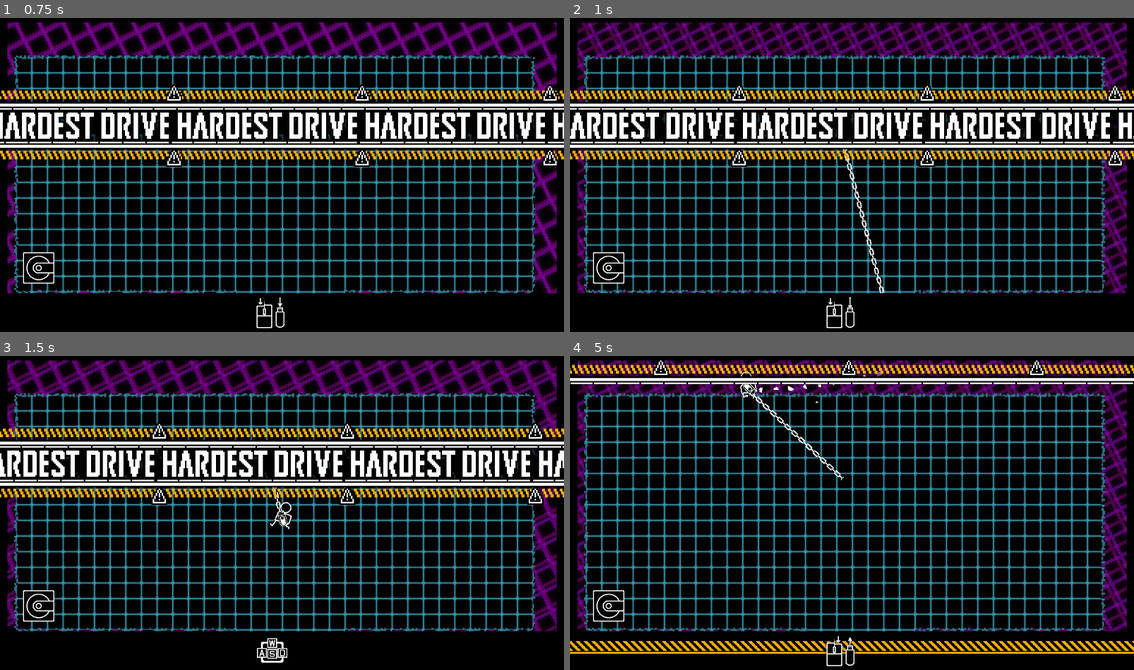
Above: before the commit, frames 1-4 (two rows, left to right).
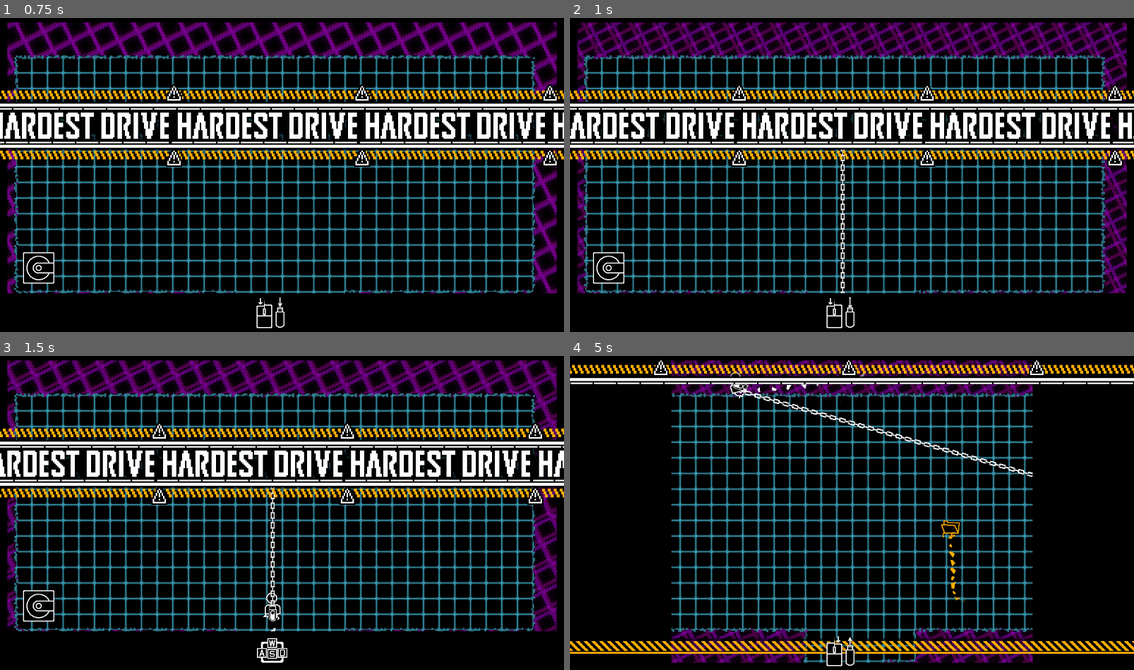
Above: after the commit, the same moments.

Repository: SomeSortOfSam/Hardest_Drive
Game: Godot game, scene res://scenes/gamplay.tscn
Two runs of this game, one before a commit and one after it. Both use one fixed random seed, a clock stepped at 60 frames per second and the inputs below. Sound files missing from this copy of the repository are replaced by a short silence.
Inputs (mouse positions are in pixels of both pictures, inside the frame that each line leads up to):
- Up to frame 1 (0.75 s): move the mouse to (406, 159) at 0.52 s; hold D (player_right) from 0.53 s (still down); click (406, 159) at 0.67 s
- Up to frame 2 (1 s): keep holding D (player_right)
- Up to frame 3 (1.5 s): move the mouse to (169, 528) at 1.27 s; release D (player_right) at 1.28 s; hold S (player_down) from 1.28 s (still down); click (169, 528) at 1.42 s
- Up to frame 4 (5 s): move the mouse to (908, 440) at 2.02 s; release S (player_down) at 2.03 s; hold D (player_right) 2.03-2.78 s; click (908, 440) at 2.17 s; move the mouse to (823, 575) at 2.77 s; hold W (player_up) 2.78-3.53 s; click (823, 575) at 2.92 s; move the mouse to (1021, 560) at 3.52 s; hold A (player_left) from 3.53 s (still down); click (1021, 560) at 3.67 s; tap Space (reset_screen) at 4.15 s; move the mouse to (682, 462) at 4.27 s; click (682, 462) at 4.42 s

Frame 1 is identical in both runs. In frame 2, 0.5% of the frame differs, in the area x 47-56%, y 41-88%; in frame 3, 0.5%; in frame 4, 15%, in the area x 1-99%, y 1-98%.
Error before the commit: Cannot call method 'is_queued_for_deletion' on a previously freed instance. (res://scripts/player.gd:187)

Commit message:
fixed rare pull crash for real?

Diff:
--- a/scripts/player.gd
+++ b/scripts/player.gd
@@ -26,10 +26,9 @@
 var harpoon_target : CollisionObject2D
 var is_overlaping_tilemap := false
 var can_reset_screen := false
-var can_move := false
 var pullable := false
 var gravity = ProjectSettings.get_setting("physics/2d/default_gravity")
-var moving_enabled := true
+var moving_enabled := false
 var last_safe_position : Vector2
 var pull_succsedded := true
 
@@ -48,7 +47,7 @@
 		velocity.y = move_toward(velocity.y, 0, SPEED)
 
 func _physics_process(delta):
-	if can_move:
+	if moving_enabled:
 		get_movement_input()
 	animate_character()
 	move_and_slide()
@@ -184,12 +183,12 @@
 		return
 
 	switch_track(droneless_track)
-	if harpoon_target and not harpoon_target.is_queued_for_deletion() and\
-	pull_requested.is_connected(harpoon_target._on_player_pull_requested):
-		pull_requested.disconnect(harpoon_target._on_player_pull_requested)
 	create_stop_harpoon_tween()
 	shoot_animator.play("HarpoonIn")
 	harpoon_tween.tween_callback(start_rotation_tween.bind(get_target_rotation()))
+	if harpoon_target != null and not harpoon_target.is_queued_for_deletion() and\
+	pull_requested.is_connected(harpoon_target._on_player_pull_requested):
+		pull_requested.disconnect(harpoon_target._on_player_pull_requested)
 
 func _on_hit_box_area_entered(area : Area2D):
 	velocity += (global_position - area.global_position).normalized() * SPEED * 10
@@ -205,7 +204,7 @@
 	is_overlaping_tilemap = false
 
 func _on_visible_on_screen_notifier_2d_screen_exited():
-	if can_move:
+	if moving_enabled:
 		global_position = get_viewport().get_camera_2d().global_position
 		printerr("Player out of bounds - reseting")
 		var camera = get_viewport().get_camera_2d()
@@ -213,7 +212,6 @@
 		velocity = Vector2.ZERO
 
 func _on_tutorial_player_movement_enabled():
-	can_move = true
 	await timer.timeout
 	ray_cast.set_collision_mask_value(1,true)
 	set_collision_mask_value(2,true)
Not shown: 1 places in scenes/box.tscn that only renumber resources
Not shown: 1 places in scenes/gamplay.tscn that only renumber resources
